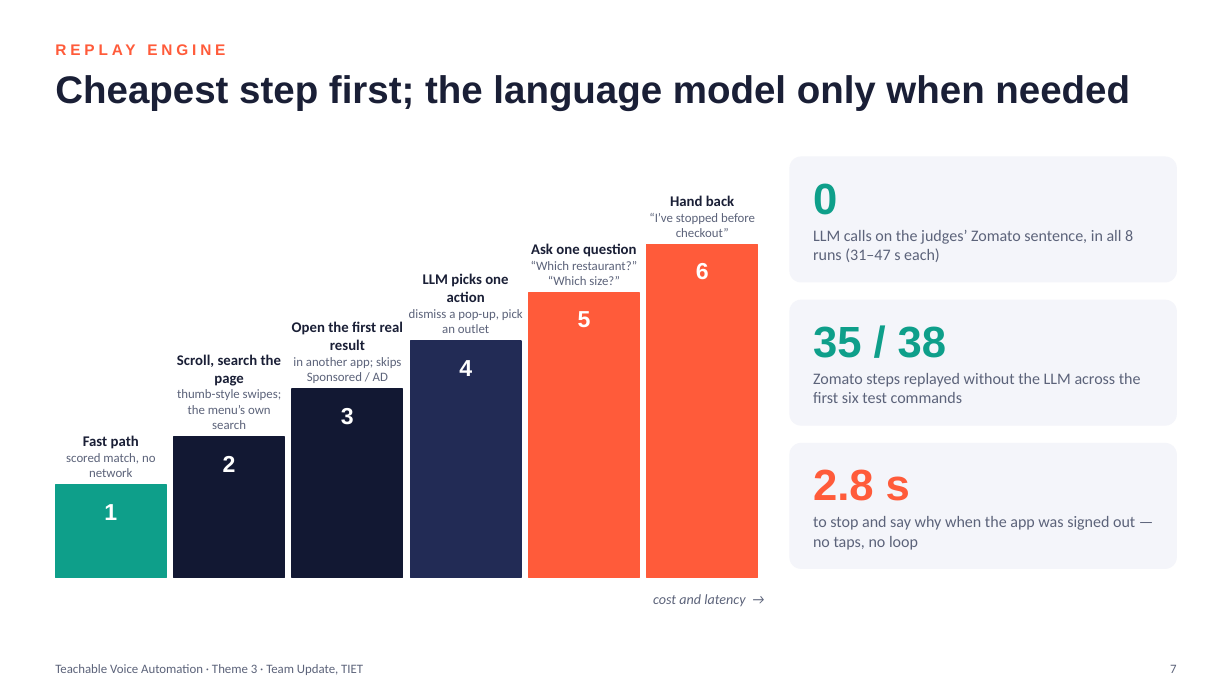
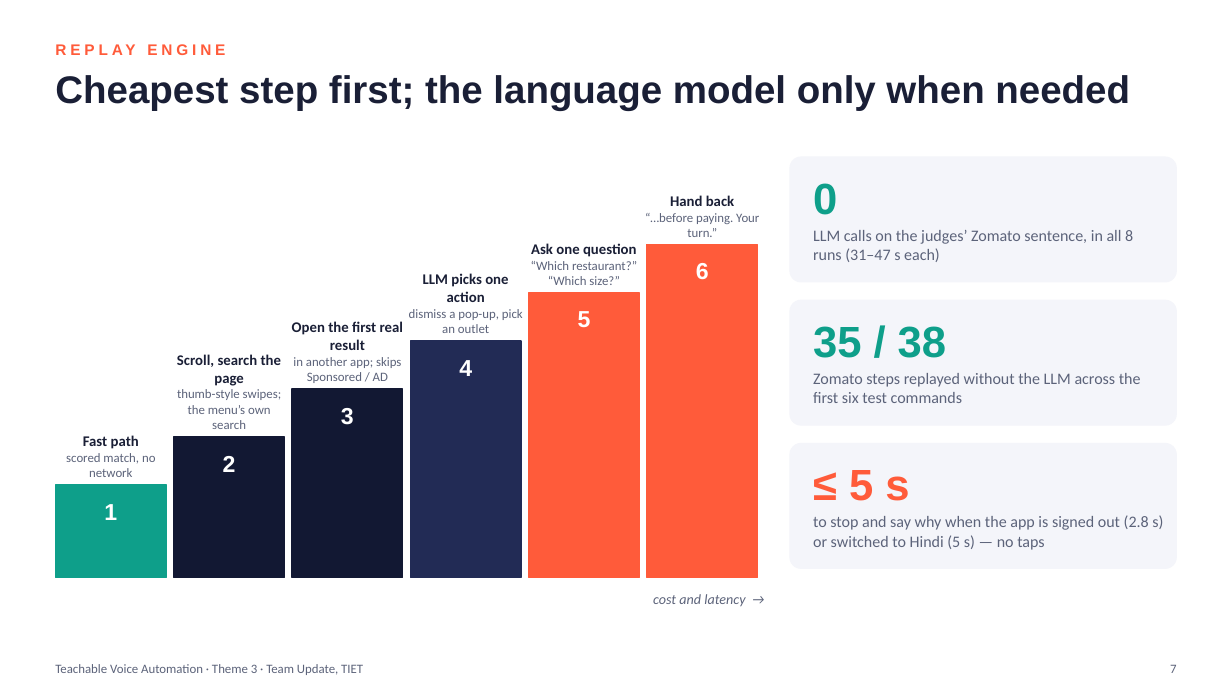
Before and after one commit to sgoel2be24-cyber/prism-teachable-voice, a slide deck: slide 7 of TIET_Update_Submission_ppt.pptx. Drawn at 1232x693 pixels with LibreOffice and Linux fonts; fonts in the diff are those of the drawing. Boxes give left, top, right and bottom in pixels: in the first picture for what was removed or moved away, otherwise in the second. Text is boxed around its words. In the diff, an @@ line names an element or a change of style, - is before the commit and + after.

```diff
--- a/TIET_Update_Submission_ppt.pptx
+++ b/TIET_Update_Submission_ppt.pptx
@@ text at (x1=645, y1=213, x2=759, y2=237): text changed @@
-“I’ve stopped before checkout”
+“…before paying. Your turn.”
@@ text at (x1=849, y1=470, x2=909, y2=501): text changed @@
-2.8 s
+≤ 5 s
@@ text at (x1=813, y1=515, x2=1163, y2=550): text changed @@
-to stop and say why when the app was signed out — no taps, no loop
+to stop and say why when the app is signed out (2.8 s) or switched to Hindi (5 s) — no taps
```
Also in this commit, not shown: 8 other slides changed, 1 slide added.
